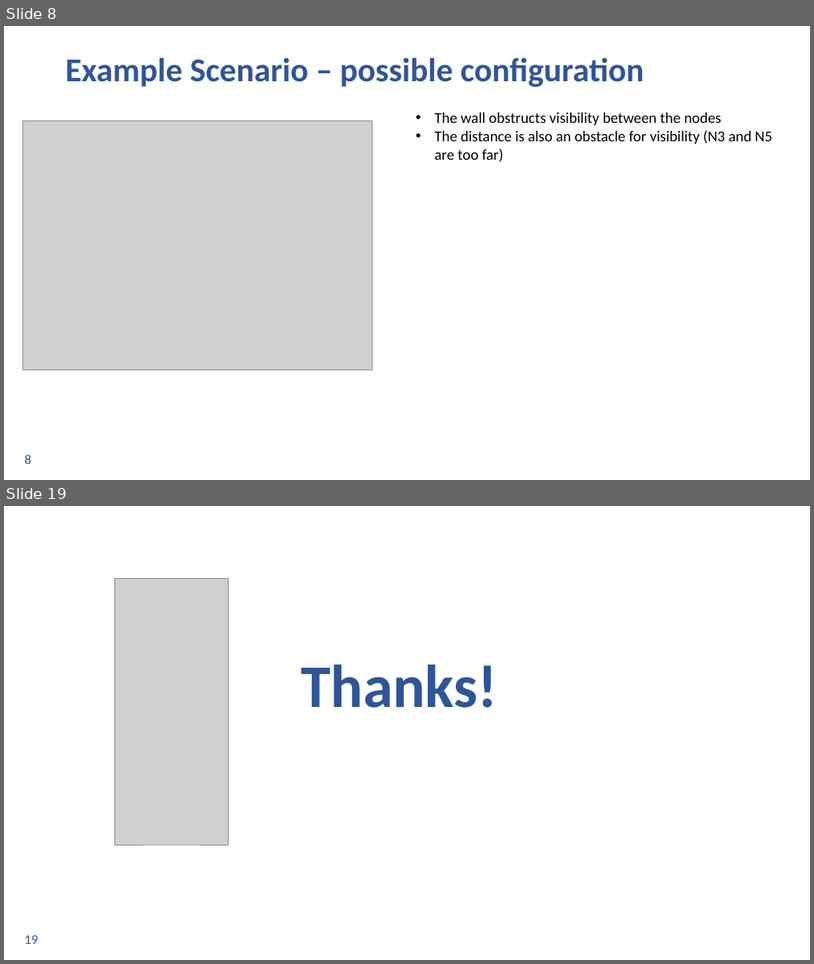
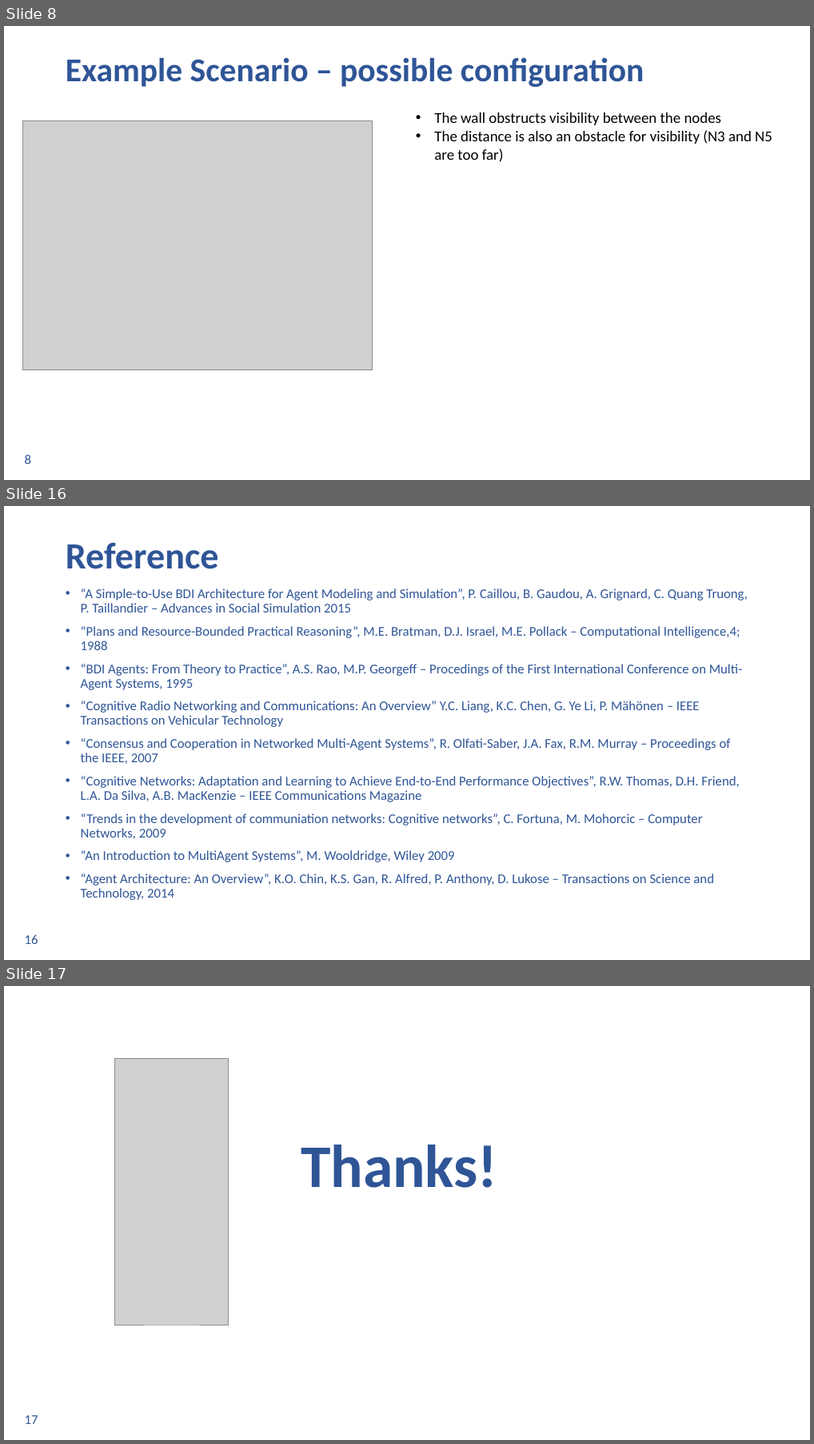
Before and after one commit to ingframin/SmartWirelessSimulator, a slide deck: Documentation/Presentation/Final.pptx. Shown one above the other, each under a label of ours: slides 8 and 19 before the commit, slides 8, 16 and 17 after it; the slides between them are not shown. The pictures are 814x964 and 814x1444 pixels, drawn with LibreOffice and Linux fonts; fonts in the diff are those of the drawing; grey boxes stand for pictures; background and template pictures are left out. Boxes give left, top, right and bottom in pixels: in the first picture for what was removed or moved away, otherwise in the second. Text is boxed around its words. In the diff, an @@ line names an element or a change of style, - is before the commit and + after.

```diff
--- a/Documentation/Presentation/Final.pptx
+++ b/Documentation/Presentation/Final.pptx
@@ slide 16 added at [4, 506, 810, 960], background #FFFFFF; not listed: 1 template element that a slide beside it also shows @@
@@ title added at [66, 543, 219, 569], 44 pt, text #2F5597, bold @@
+Reference
@@ text added at [81, 588, 748, 900], 16 pt, text #2F5597 @@
+• “A Simple-to-Use BDI Architecture for Agent Modeling and Simulation”, P. Caillou, B. Gaudou, A. Grignard, C. Quang Truong, P. Taillandier – Advances in Social Simulation 2015
+• “Plans and Resource-Bounded Practical Reasoning”, M.E. Bratman, D.J. Israel, M.E. Pollack – Computational Intelligence,4; 1988
+• “BDI Agents: From Theory to Practice”, A.S. Rao, M.P. Georgeff – Procedings of the First International Conference on Multi-Agent Systems, 1995
+• “Cognitive Radio Networking and Communications: An Overview” Y.C. Liang, K.C. Chen, G. Ye Li, P. Mähönen – IEEE Transactions on Vehicular Technology
+• “Consensus and Cooperation in Networked Multi-Agent Systems”, R. Olfati-Saber, J.A. Fax, R.M. Murray – Proceedings of the IEEE, 2007
+• “Cognitive Networks: Adaptation and Learning to Achieve End-to-End Performance Objectives”, R.W. Thomas, D.H. Friend, L.A. Da Silva, A.B. MacKenzie – IEEE Communications Magazine
+• “Trends in the development of communiation networks: Cognitive networks”, C. Fortuna, M. Mohorcic – Computer Networks, 2009
+• “An Introduction to MultiAgent Systems”, M. Wooldridge, Wiley 2009
+• “Agent Architecture: An Overview”, K.O. Chin, K.S. Gan, R. Alfred, P. Anthony, D. Lukose – Transactions on Science and Technology, 2014
@@ what was slide 19 is now slide 17 @@
@@ page number at [25, 1415, 38, 1424]: text changed @@
-19
+17
```
Also in this commit, not shown: 8 slides changed, 4 other slides added, 7 slides removed.
